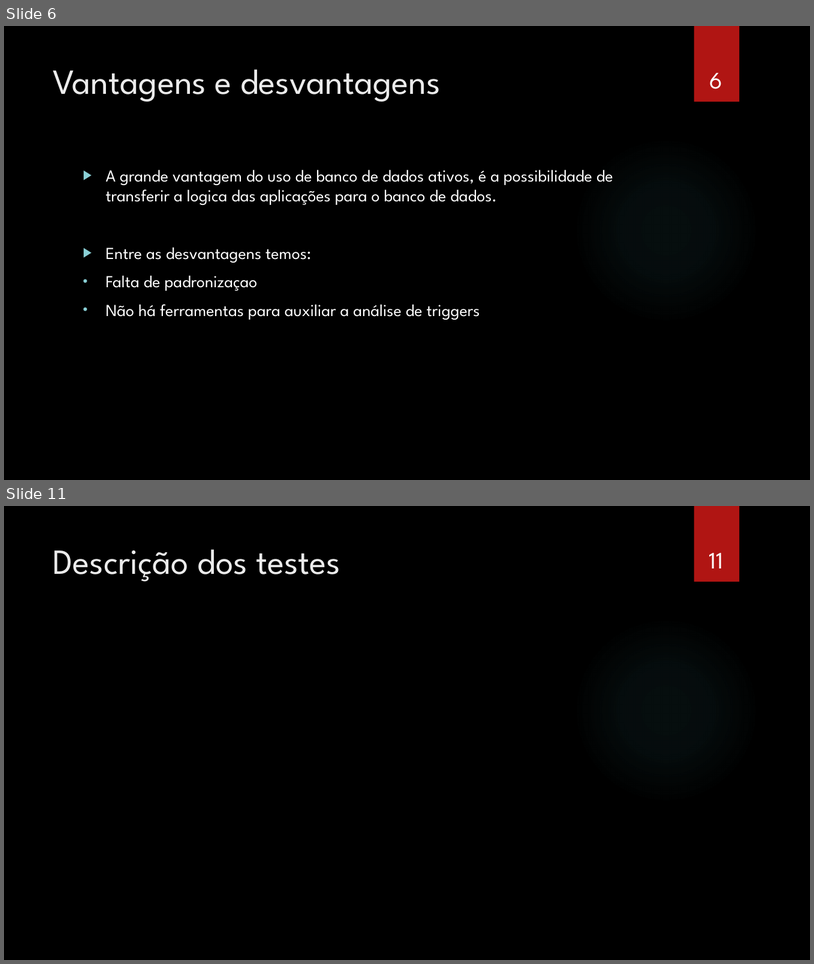
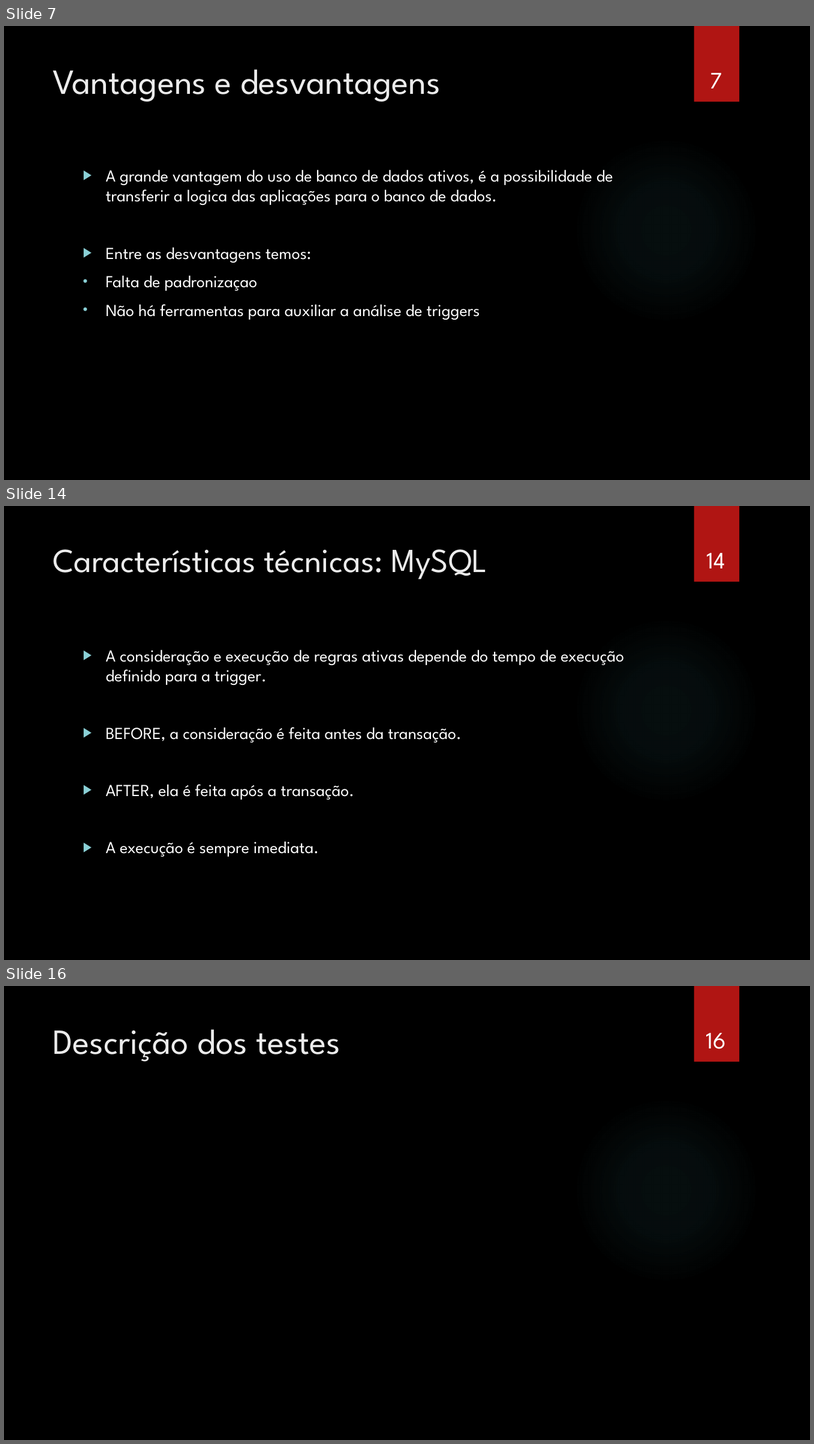
Before and after one commit to gorobaum/t2bd, a slide deck: apresentacao.pptx. Shown one above the other, each under a label of ours: slides 6 and 11 before the commit, slides 7, 14 and 16 after it; the slides between them are not shown. The pictures are 814x964 and 814x1444 pixels, drawn with LibreOffice and Linux fonts; fonts in the diff are those of the drawing; background and template pictures are left out. Boxes give left, top, right and bottom in pixels: in the first picture for what was removed or moved away, otherwise in the second. Text is boxed around its words. In the diff, an @@ line names an element or a change of style, - is before the commit and + after.

```diff
--- a/apresentacao.pptx
+++ b/apresentacao.pptx
@@ slide 14 added at [4,506,810,960], background picture (left out); not listed: 2 template elements that a slide beside it also shows @@
@@ title added at [53,549,488,579], 40 pt, text #EBEBEB @@
+Características técnicas: MySQL
@@ page number added at [707,553,726,568], 28 pt, text #FFFFFF @@
+14
@@ text added at [106,649,624,856], 20 pt, text #FFFFFF @@
+▶ A consideração e execução de regras ativas depende do tempo de execução definido para a trigger.
+▶ BEFORE, a consideração é feita antes da transação.
+▶ AFTER, ela é feita após a transação.
+▶ A execução é sempre imediata.
@@ what was slide 6 is now slide 7 @@
@@ page number at [710,73,722,88]: text changed @@
-6
+7
@@ what was slide 11 is now slide 16 @@
@@ page number at [707,1033,726,1049]: text changed @@
-11
+16
```
Also in this commit, not shown: 3 slides changed, 5 other slides added, 1 slide removed.
